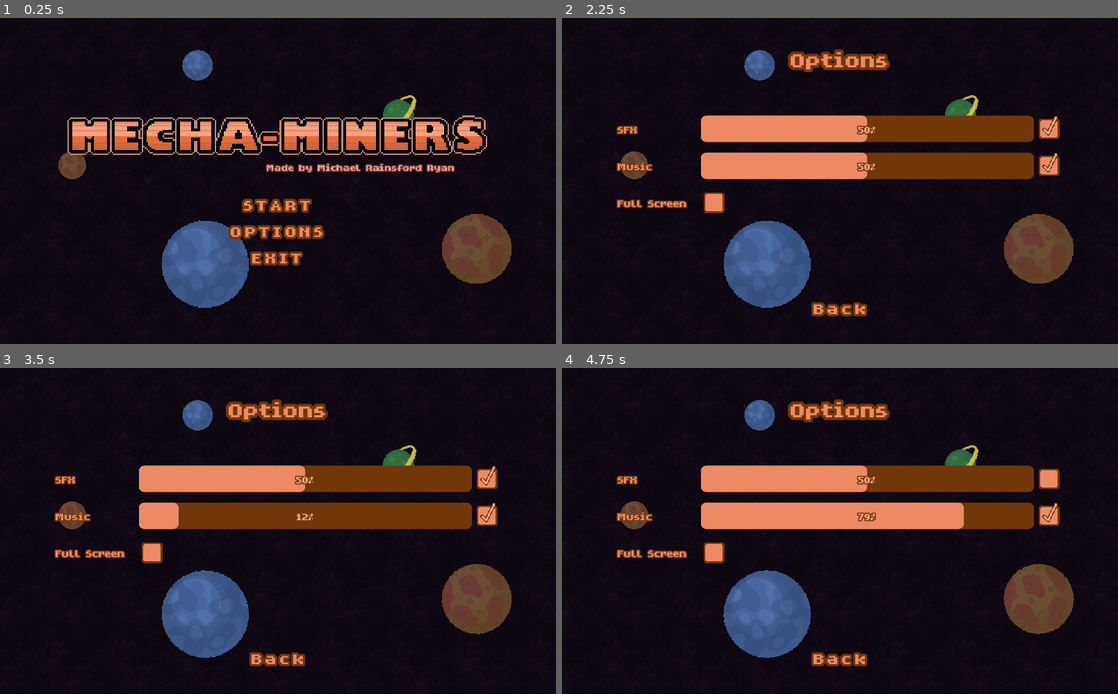
Above: before the commit, frames 1-4 (two rows, left to right).
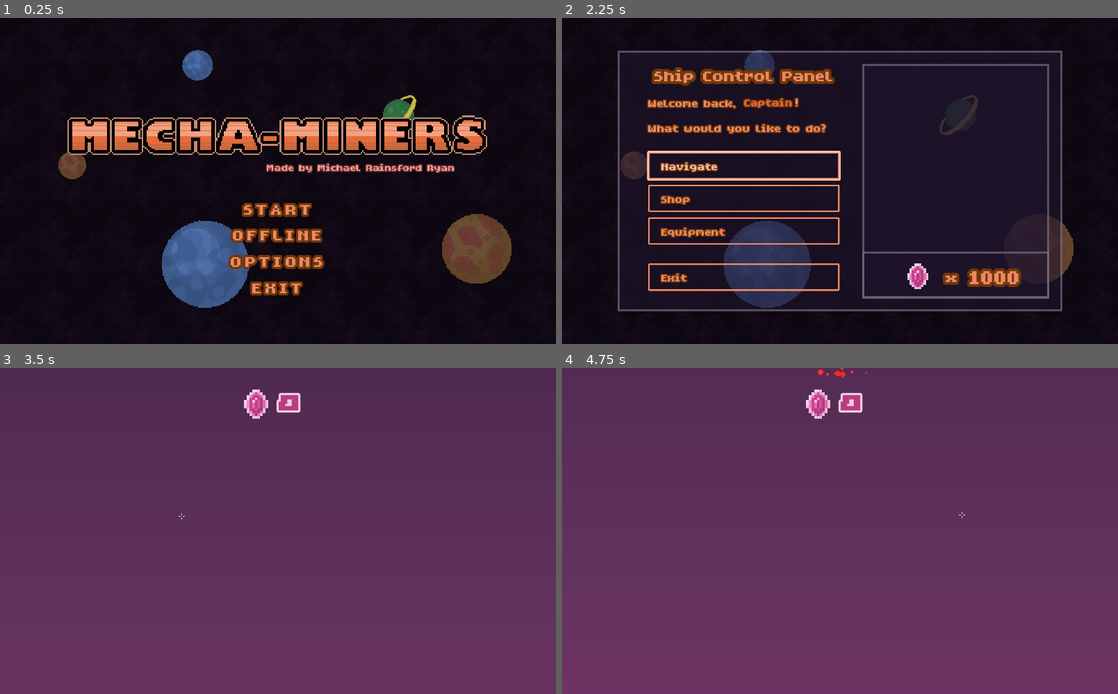
Above: after the commit, the same moments.

Repository: MichaelRRyan/Mecha-Miners
Game: Godot game, scene res://scenes/ui/screens/TitleScreen.tscn
The game is run twice, just before and just after one commit, with the same random seed, the same clock (stepped at 60 frames per second) and the same inputs.
Inputs (mouse positions are in pixels of both pictures, inside the frame that each line leads up to):
- Up to frame 1 (0.25 s): no input
- Up to frame 2 (2.25 s): click "OPTIONS" at 0.5 s; click "Back" at 1.25 s; click (840, 233) at 2 s, where only the run after the commit has a clickable "OFFLINE"
- Up to frame 3 (3.5 s): click (183, 514) at 2.75 s, where only the run after the commit has a clickable "Navigate"
- Up to frame 4 (4.75 s): click (1051, 478) at 3.52 s; tap Enter at 4.25 s; move the mouse to (962, 514) at 4.27 s; press the mouse at (962, 514) at 4.28 s; hold D (move_right) from 4.28 s (still down); tap W (jump) at 4.52 s

The runs differ from the first frame. In frame 1, 2.2% of the frame differs, in the area x 41-59%, y 55-86%; in frame 2, 27%; in frame 3, 100%, in the area x 0-100%, y 0-100%; in frame 4, 100%.

Commit message:
Added offline button, default IP option and linking error message

Diff:
--- a/scenes/ui/screens/LinkWalletPanel.tscn
+++ b/scenes/ui/screens/LinkWalletPanel.tscn
@@ -149,6 +149,7 @@
 margin_bottom = 285.0
 custom_colors/font_color = Color( 1, 0.286275, 0.286275, 1 )
 align = 1
+autowrap = true
 
 [node name="LinkButton" type="Button" parent="LinkWalletDialog"]
 margin_top = 295.0
--- a/scenes/ui/screens/OptionsScreen.tscn
+++ b/scenes/ui/screens/OptionsScreen.tscn
@@ -13,10 +13,6 @@
 script = ExtResource( 5 )
 
 [node name="UIScreenBackground" parent="." instance=ExtResource( 1 )]
-anchor_left = -0.5
-anchor_top = -0.5
-anchor_right = 1.5
-anchor_bottom = 1.5
 
 [node name="Title" type="Label" parent="."]
 anchor_left = 0.5
@@ -41,19 +37,19 @@
 
 [node name="SFXVolume" type="HBoxContainer" parent="Options"]
 margin_right = 819.0
-margin_bottom = 51.0
+margin_bottom = 48.0
 
 [node name="Label" type="Label" parent="Options/SFXVolume"]
-margin_top = 12.0
+margin_top = 11.0
 margin_right = 150.0
-margin_bottom = 38.0
+margin_bottom = 37.0
 rect_min_size = Vector2( 150, 0 )
 text = "SFX"
 
 [node name="ProgressBar" type="ProgressBar" parent="Options/SFXVolume"]
 margin_left = 154.0
 margin_right = 767.0
-margin_bottom = 51.0
+margin_bottom = 48.0
 size_flags_horizontal = 3
 size_flags_vertical = 1
 value = 50.0
@@ -68,25 +64,25 @@
 [node name="CheckButton" type="CheckBox" parent="Options/SFXVolume"]
 margin_left = 771.0
 margin_right = 819.0
-margin_bottom = 51.0
+margin_bottom = 48.0
 pressed = true
 
 [node name="MusicVolume" type="HBoxContainer" parent="Options"]
-margin_top = 71.0
+margin_top = 68.0
 margin_right = 819.0
-margin_bottom = 122.0
+margin_bottom = 116.0
 
 [node name="Label" type="Label" parent="Options/MusicVolume"]
-margin_top = 12.0
+margin_top = 11.0
 margin_right = 150.0
-margin_bottom = 38.0
+margin_bottom = 37.0
 rect_min_size = Vector2( 150, 0 )
 text = "Music"
 
 [node name="ProgressBar" type="ProgressBar" parent="Options/MusicVolume"]
 margin_left = 154.0
 margin_right = 767.0
-margin_bottom = 51.0
+margin_bottom = 48.0
 size_flags_horizontal = 3
 size_flags_vertical = 1
 value = 50.0
@@ -101,26 +97,46 @@
 [node name="CheckButton" type="CheckBox" parent="Options/MusicVolume"]
 margin_left = 771.0
 margin_right = 819.0
-margin_bottom = 51.0
+margin_bottom = 48.0
 pressed = true
 
 [node name="FullscreenToggle" type="HBoxContainer" parent="Options"]
-margin_top = 142.0
+margin_top = 136.0
 margin_right = 819.0
-margin_bottom = 193.0
+margin_bottom = 184.0
 
 [node name="Label" type="Label" parent="Options/FullscreenToggle"]
-margin_top = 12.0
+margin_top = 11.0
 margin_right = 150.0
-margin_bottom = 38.0
+margin_bottom = 37.0
 rect_min_size = Vector2( 150, 0 )
 text = "Full Screen"
 
 [node name="CheckButton" type="CheckBox" parent="Options/FullscreenToggle"]
 margin_left = 154.0
 margin_right = 202.0
-margin_bottom = 51.0
+margin_bottom = 48.0
 pressed = true
+
+[node name="DefaultIP" type="HBoxContainer" parent="Options"]
+margin_top = 204.0
+margin_right = 819.0
+margin_bottom = 234.0
+
+[node name="Label" type="Label" parent="Options/DefaultIP"]
+margin_top = 2.0
+margin_right = 150.0
+margin_bottom = 28.0
+rect_min_size = Vector2( 150, 0 )
+text = "Default IP"
+
+[node name="LineEdit" type="LineEdit" parent="Options/DefaultIP"]
+margin_left = 154.0
+margin_right = 454.0
+margin_bottom = 30.0
+rect_min_size = Vector2( 300, 0 )
+text = "111.111.111.111"
+align = 1
 
 [node name="BackButton" type="Button" parent="."]
 anchor_left = 0.5
@@ -137,4 +153,5 @@
 [connection signal="value_changed" from="Options/MusicVolume/ProgressBar/HSlider" to="." method="_on_MusicVolumeSlider_value_changed"]
 [connection signal="toggled" from="Options/MusicVolume/CheckButton" to="." method="_on_MuteMusicButton_toggled"]
 [connection signal="toggled" from="Options/FullscreenToggle/CheckButton" to="." method="_on_FullscreenButton_toggled"]
+[connection signal="text_changed" from="Options/DefaultIP/LineEdit" to="." method="_on_DefaultIP_text_changed"]
 [connection signal="pressed" from="BackButton" to="." method="_on_BackButton_pressed"]
--- a/scenes/ui/screens/TitleScreen.tscn
+++ b/scenes/ui/screens/TitleScreen.tscn
@@ -54,33 +54,40 @@
 
 [node name="Options" type="VBoxContainer" parent="."]
 anchor_left = 0.3
-anchor_top = 0.5
+anchor_top = 0.55
 anchor_right = 0.7
-anchor_bottom = 0.8
+anchor_bottom = 0.85
 custom_constants/separation = 10
 alignment = 1
 
 [node name="StartButton" type="Button" parent="Options"]
-margin_top = 23.0
 margin_right = 409.0
-margin_bottom = 61.0
+margin_bottom = 38.0
 size_flags_vertical = 0
 text = "START"
 
+[node name="OfflineButton" type="Button" parent="Options"]
+margin_top = 48.0
+margin_right = 409.0
+margin_bottom = 86.0
+size_flags_vertical = 0
+text = "OFFLINE"
+
 [node name="OptionsButton" type="Button" parent="Options"]
-margin_top = 71.0
+margin_top = 96.0
 margin_right = 409.0
-margin_bottom = 109.0
+margin_bottom = 134.0
 size_flags_vertical = 0
 text = "OPTIONS"
 
 [node name="ExitButton" type="Button" parent="Options"]
-margin_top = 119.0
+margin_top = 144.0
 margin_right = 409.0
-margin_bottom = 157.0
+margin_bottom = 182.0
 size_flags_vertical = 0
 text = "EXIT"
 
 [connection signal="pressed" from="Options/StartButton" to="." method="_on_StartButton_pressed"]
+[connection signal="pressed" from="Options/OfflineButton" to="." method="_on_OfflineButton_pressed"]
 [connection signal="pressed" from="Options/OptionsButton" to="." method="_on_OptionsButton_pressed"]
 [connection signal="pressed" from="Options/ExitButton" to="." method="_on_ExitButton_pressed"]
--- a/scripts/misc/UserPreferences.gd
+++ b/scripts/misc/UserPreferences.gd
@@ -4,6 +4,8 @@
 var _music_volume = 0.5 setget set_music_volume, get_music_volume
 var _sfx_muted = false setget set_sfx_muted, get_sfx_muted
 var _music_muted = false setget set_music_muted, get_music_muted
+
+var _default_ip = "127.0.0.1" setget set_default_ip, get_default_ip
 
 
 #-------------------------------------------------------------------------------
@@ -57,3 +59,13 @@
 
 
 #-------------------------------------------------------------------------------
+func set_default_ip(value : String) -> void:
+	_default_ip = value
+
+
+#-------------------------------------------------------------------------------
+func get_default_ip() -> String:
+	return _default_ip
+
+
+#-------------------------------------------------------------------------------
--- a/scripts/ui/screens/LinkWalletPanel.gd
+++ b/scripts/ui/screens/LinkWalletPanel.gd
@@ -13,8 +13,12 @@
 func _on_LinkButton_pressed() -> void:
 	var eth_address = $LinkWalletDialog/WalletAddressField.text
 	if not eth_address.empty():
-		display_linking_dialog()
-		Network.request_identity(Enjin.get_current_user_id(), eth_address)
+
+		if Network.is_online:
+			display_linking_dialog()
+			Network.request_identity(Enjin.get_current_user_id(), eth_address)
+		else:
+			_display_error_message("A server connection is necessary to create a new user.")
 	else:
 		_display_error_message("Wallet address field cannot be empty.")
 
--- a/scripts/ui/screens/OptionsScreen.gd
+++ b/scripts/ui/screens/OptionsScreen.gd
@@ -10,6 +10,7 @@
 	$Options/SFXVolume/CheckButton.pressed = not UserPreferences.get_sfx_muted()
 	$Options/MusicVolume/CheckButton.pressed = not UserPreferences.get_music_muted()
 	$Options/FullscreenToggle/CheckButton.pressed = UserPreferences.get_fullscreen()
+	$Options/DefaultIP/LineEdit.text = UserPreferences.get_default_ip()
 
 
 #-------------------------------------------------------------------------------
@@ -44,3 +45,8 @@
 
 
 #-------------------------------------------------------------------------------
+func _on_DefaultIP_text_changed(new_text):
+	UserPreferences.set_default_ip(new_text)
+
+
+#-------------------------------------------------------------------------------
--- a/scripts/ui/screens/TitleScreen.gd
+++ b/scripts/ui/screens/TitleScreen.gd
@@ -20,3 +20,9 @@
 
 
 # ------------------------------------------------------------------------------
+func _on_OfflineButton_pressed():
+	if get_tree().change_scene("res://scenes/ui/screens/ShipScreen.tscn") != OK:
+		print_debug("Cannot change scene to ShipScreen.")
+
+
+# ------------------------------------------------------------------------------
